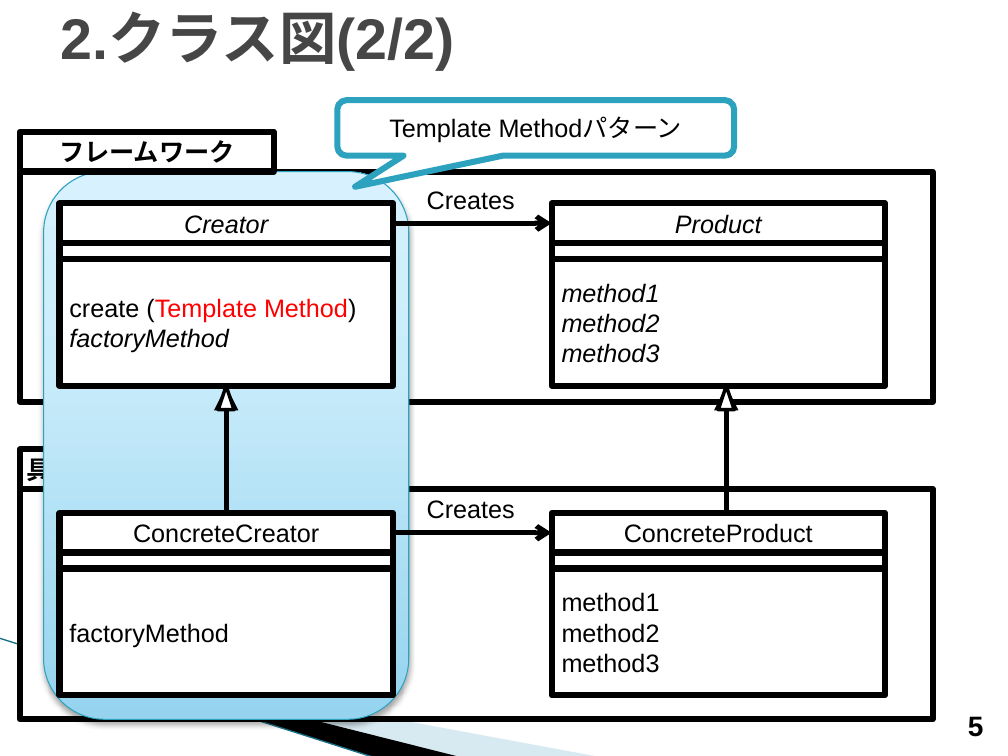
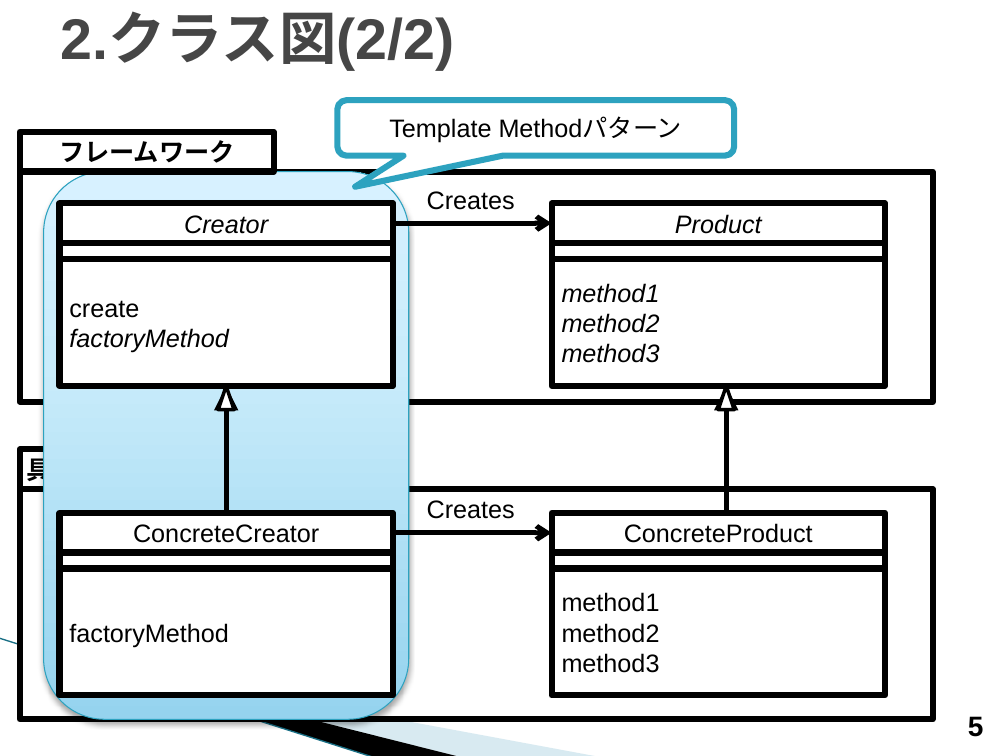
Before and after one commit to Yuki-Inamoto/Design-Pattern, a slide deck: slide 5 of Factory_Method.pptx. Drawn at 1008x756 pixels with LibreOffice and Linux fonts; fonts in the diff are those of the drawing; background and template pictures are left out. Boxes give left, top, right and bottom in pixels: in the first picture for what was removed or moved away, otherwise in the second. Text is boxed around its words. In the diff, an @@ line names an element or a change of style, - is before the commit and + after.

Commit message:
update Presentation

```diff
--- a/Factory_Method.pptx
+++ b/Factory_Method.pptx
@@ text in rectangle at [69,300,139,318]: text changed; text colour #FF0000 to #000000 @@
-create (Template Method)
+create
```
Also in this commit, not shown: 2 slides added, 3 other files.
